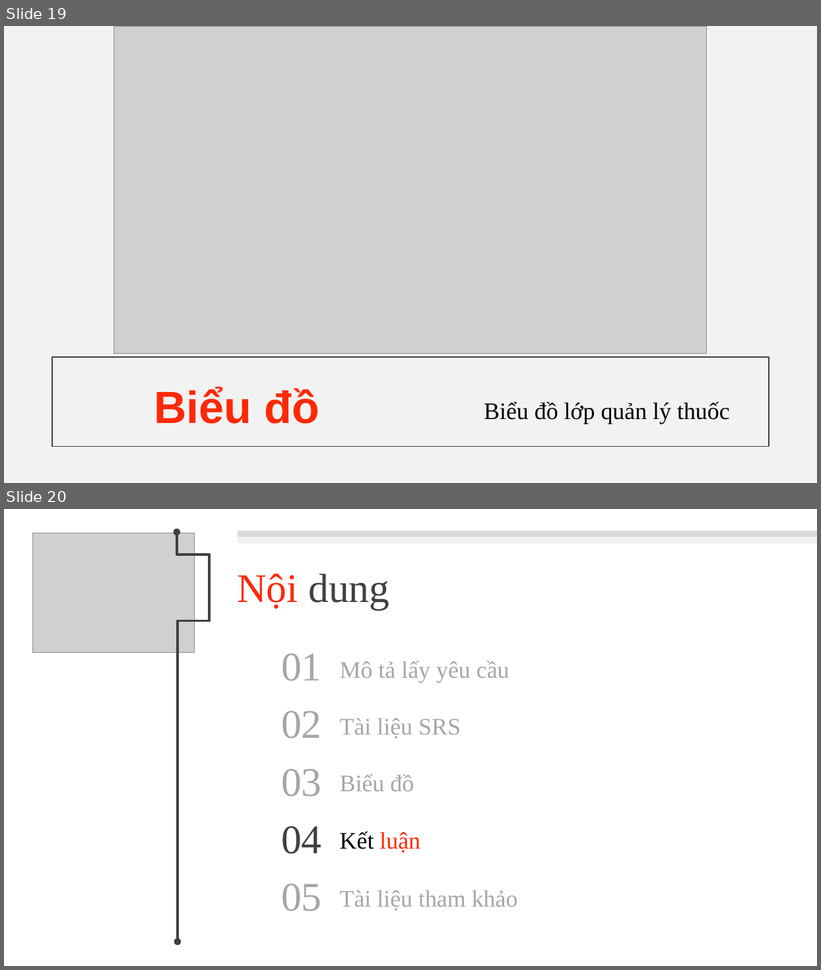
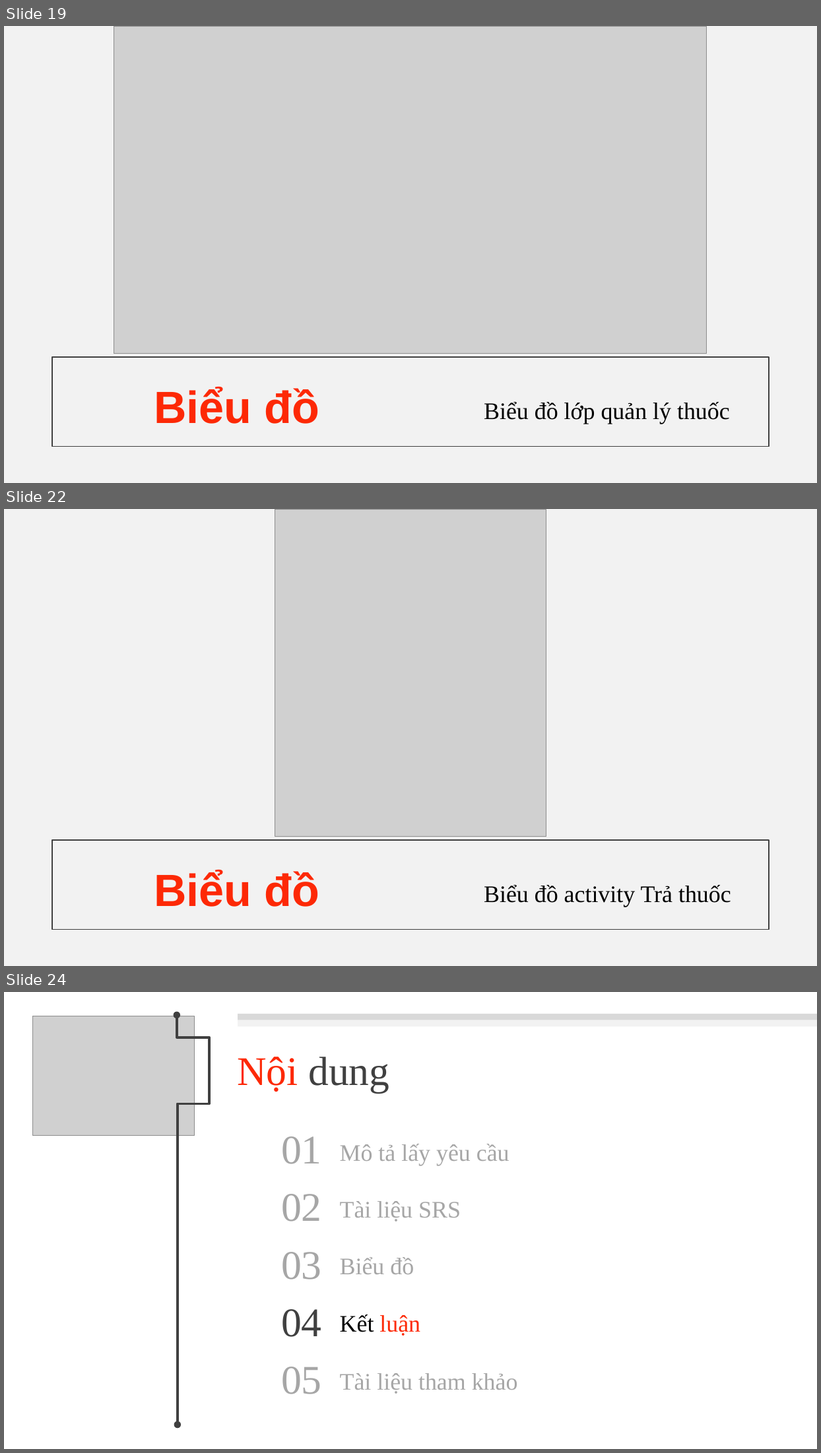
Before and after one commit to Linkadi98/Software-Requirement-Analystic, a slide deck: BTL.pptx. Shown one above the other, each under a label of ours: slides 19 and 20 before the commit, slides 19, 22 and 24 after it; the slides between them are not shown. The pictures are 821x970 and 821x1453 pixels, drawn with LibreOffice and Linux fonts; fonts in the diff are those of the drawing; grey boxes stand for pictures; background and template pictures are left out. Boxes give left, top, right and bottom in pixels: in the first picture for what was removed or moved away, otherwise in the second. Text is boxed around its words. In the diff, an @@ line names an element or a change of style, - is before the commit and + after.

Commit message:
add activity diagrams

```diff
--- a/BTL.pptx
+++ b/BTL.pptx
@@ slide 22 added at (4, 509, 817, 966), background #F2F2F2; not listed: 1 template element that a slide beside it also shows @@
@@ picture added at (275, 509, 547, 836) @@
@@ text added at (154, 871, 319, 907), 53.3 pt, text #FD2906, bold @@
+Biểu đồ
@@ text added at (484, 885, 731, 907), 28 pt, text #000000 @@
+Biểu đồ activity Trả thuốc
@@ what was slide 20 is now slide 24 @@
```
Also in this commit, not shown: 1 slide changed, 3 other slides added, 1 other file.
